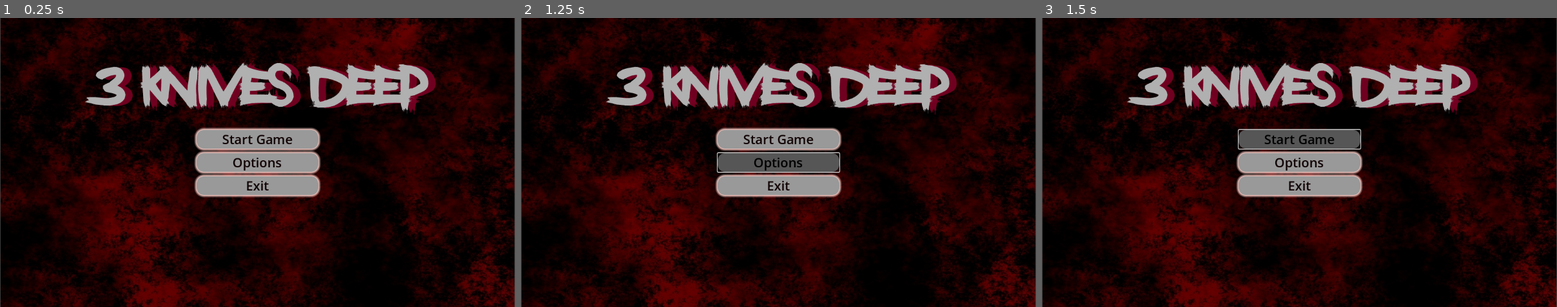
Above: before the commit, frames 1-3 (left to right).
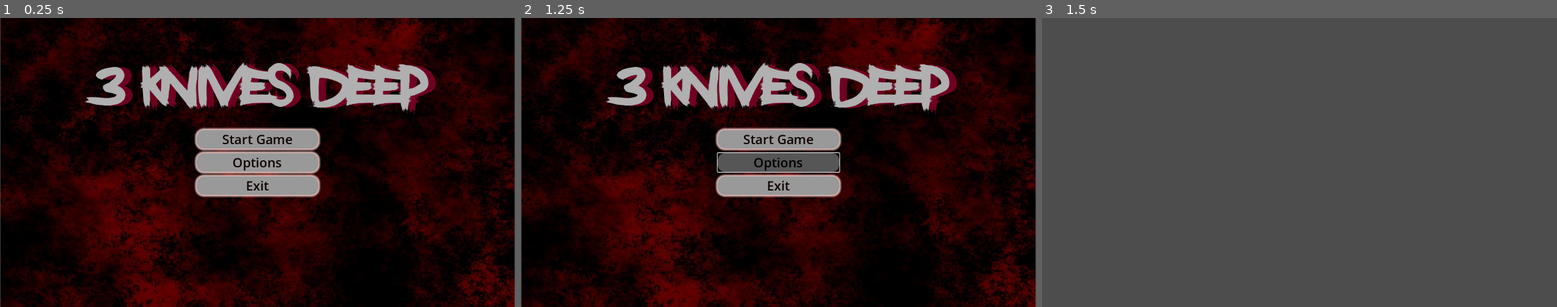
Above: after the commit, the same moments.

Repository: CreativeBooks/Daydream
Game: Godot game, scene res://main_menu.tscn
Two runs of this game, one before a commit and one after it. Both use one fixed random seed, a clock stepped at 60 frames per second and the inputs below.
Inputs:
- Up to frame 1 (0.25 s): no input
- Up to frame 2 (1.25 s): click "Options" at 0.5 s
- Up to frame 3 (1.5 s): click "Start Game" at 1.25 s

Frames 1-2 are identical in both runs. In frame 3, 98% of the frame differs, in the area x 0-100%, y 0-100%.

Commit message:
Added script
Added script for the main menu

Diff:
--- a/three-knives-deep----daydream/main_menu.gd
+++ b/three-knives-deep----daydream/main_menu.gd
@@ -4,4 +4,12 @@
 
 
 func _on_start_pressed() -> void:
-	pass # Replace with function body.
+	get_tree().change_scene_to_file("res://main.tscn")
+
+
+func _on_settings_pressed() -> void:
+	print("Settings pressed")
+
+
+func _on_exit_pressed() -> void:
+	get_tree().quit()
--- a/three-knives-deep----daydream/main_menu.tscn
+++ b/three-knives-deep----daydream/main_menu.tscn
@@ -1,6 +1,7 @@
-[gd_scene load_steps=7 format=3 uid="uid://dvlgjrm207tyt"]
+[gd_scene load_steps=8 format=3 uid="uid://dvlgjrm207tyt"]
 
 [ext_resource type="Texture2D" uid="uid://bum1to64tlwll" path="res://images/5ycaeP.jpg" id="1_7vrkn"]
+[ext_resource type="Script" uid="uid://dj5fycc6aqwhx" path="res://main_menu.gd" id="1_fu7sn"]
 [ext_resource type="FontFile" uid="uid://cptdqc2uo1o78" path="res://Assests/GolfClubHomicide-51azG.ttf" id="2_fu7sn"]
 
 [sub_resource type="StyleBoxTexture" id="StyleBoxTexture_jix8l"]
@@ -38,6 +39,7 @@
 anchor_bottom = 0.5
 grow_horizontal = 2
 grow_vertical = 2
+script = ExtResource("1_fu7sn")
 
 [node name="Panel" type="Panel" parent="."]
 layout_mode = 1
@@ -128,3 +130,7 @@
 theme_override_font_sizes/font_size = 150
 text = "3 Knives Deep"
 horizontal_alignment = 1
+
+[connection signal="pressed" from="VBoxContainer/Button" to="." method="_on_start_pressed"]
+[connection signal="pressed" from="VBoxContainer/Button2" to="." method="_on_settings_pressed"]
+[connection signal="pressed" from="VBoxContainer/Button3" to="." method="_on_exit_pressed"]
Not shown, added: three-knives-deep----daydream/images/hotelworkerFINAL.png.import
